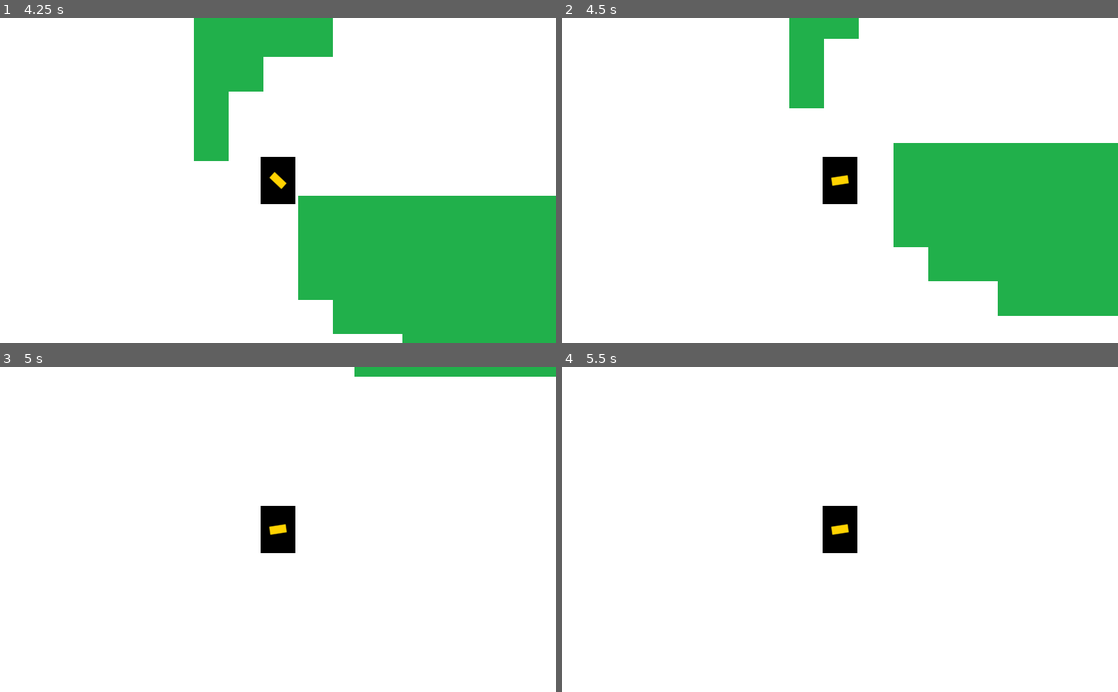
Above: before the commit, frames 1-4 (two rows, left to right).
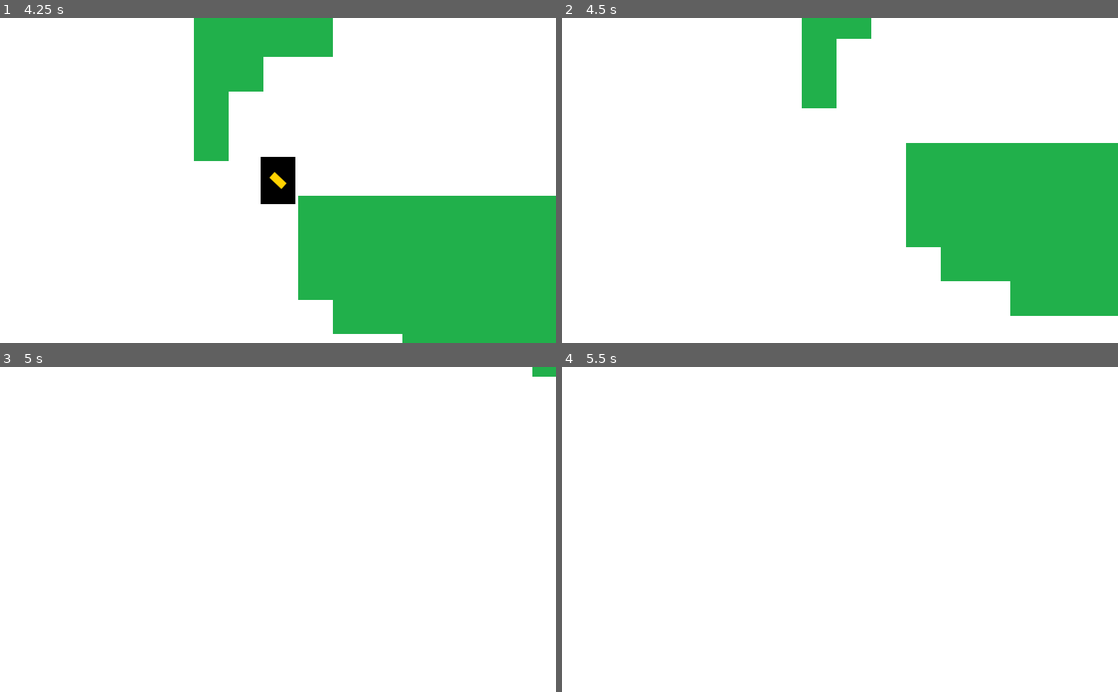
Above: after the commit, the same moments.

Repository: Dova81/entregas-ipv-Calvento-Tobias
Game: Godot game, scene res://Main.tscn
The game is run twice, just before and just after one commit, with the same random seed, the same clock (stepped at 60 frames per second) and the same inputs.
Inputs (mouse positions are in pixels of both pictures, inside the frame that each line leads up to):
- Up to frame 1 (4.25 s): tap Enter at 0.5 s; move the mouse to (250, 245) at 0.52 s; hold Shift (dash) 0.53-1.28 s; hold D (move_right) 0.53-2.03 s; tap Space (jump) at 0.77, 1.52, 3.02, 3.77 s; move the mouse to (444, 229) at 1.27 s; click (444, 229) at 1.35 s; move the mouse to (111, 131) at 2.02 s; hold T (show_detection_area_turret) 2.03-2.78 s; hold A (move_left) from 2.03 s (still down); move the mouse to (305, 180) at 2.77 s; tap Shift (dash) at 2.85 s; move the mouse to (194, 99) at 3.52 s; click (194, 99) at 3.6 s
- Up to frame 2 (4.5 s): move the mouse to (962, 164) at 4.27 s; release A (move_left) at 4.28 s; hold D (move_right) from 4.28 s (still down); tap T (show_detection_area_turret) at 4.35 s
- Up to frame 3 (5 s): keep holding D (move_right); tap Space (jump) at 4.52 s
- Up to frame 4 (5.5 s): keep holding D (move_right); move the mouse to (728, 545) at 5.02 s; hold Shift (dash) from 5.03 s (still down)

Frame 1 is identical in both runs. In frame 2, 3.4% of the frame differs, in the area x 40-81%, y 0-92%; in frame 3, 1.9%; in frame 4, 0.9%.

Commit message:
added dead state

Diff:
--- a/entrega-4-Calvento-Tobias/entities/player/Player.gd
+++ b/entrega-4-Calvento-Tobias/entities/player/Player.gd
@@ -29,9 +29,8 @@
 
 
 func _ready():
+	PlayerData.call_deferred("set_max_health", max_health)
 	state_machine.set_parent(self)
-	PlayerData.call_deferred("set_max_health", max_health)
-
 
 func initialize(projectile_container):
 	self.projectile_container = projectile_container
--- a/entrega-4-Calvento-Tobias/entities/player/PlayerStateMachine.gd
+++ b/entrega-4-Calvento-Tobias/entities/player/PlayerStateMachine.gd
@@ -13,4 +13,4 @@
 
 func notify_hit(amount):
 	PlayerData.current_health += min(amount, PlayerData.max_health)
-	print(PlayerData.current_health)
+	current_state.notify_hit(PlayerData.current_health)
--- a/entrega-4-Calvento-Tobias/entities/player/states/IdleState.gd
+++ b/entrega-4-Calvento-Tobias/entities/player/states/IdleState.gd
@@ -9,6 +9,9 @@
 	elif event.is_action_pressed("dash"):
 		emit_signal("finished", "dash")
 
+func notify_hit(health:float):
+	if health == 0:
+		emit_signal("finished", "dead")
 
 func update(delta:float):
 	parent._handle_cannon_actions()
--- a/entrega-4-Calvento-Tobias/entities/player/states/JumpState.gd
+++ b/entrega-4-Calvento-Tobias/entities/player/states/JumpState.gd
@@ -4,6 +4,10 @@
 func enter():
 	parent.velocity.y = -parent.jump_speed
 	parent.snap_vector = Vector2.ZERO
+
+func notify_hit(health:float):
+	if health == 0:
+		emit_signal("finished", "dead")
 
 func update(delta):
 	parent._handle_cannon_actions()
--- a/entrega-4-Calvento-Tobias/entities/player/states/WalkState.gd
+++ b/entrega-4-Calvento-Tobias/entities/player/states/WalkState.gd
@@ -7,6 +7,10 @@
 	elif event.is_action_pressed("dash"):
 		emit_signal("finished", "dash")
 
+func notify_hit(health:float):
+	if health == 0:
+		emit_signal("finished", "dead")
+
 func update(delta):
 	parent._handle_cannon_actions()
 	parent._handle_move_input()
